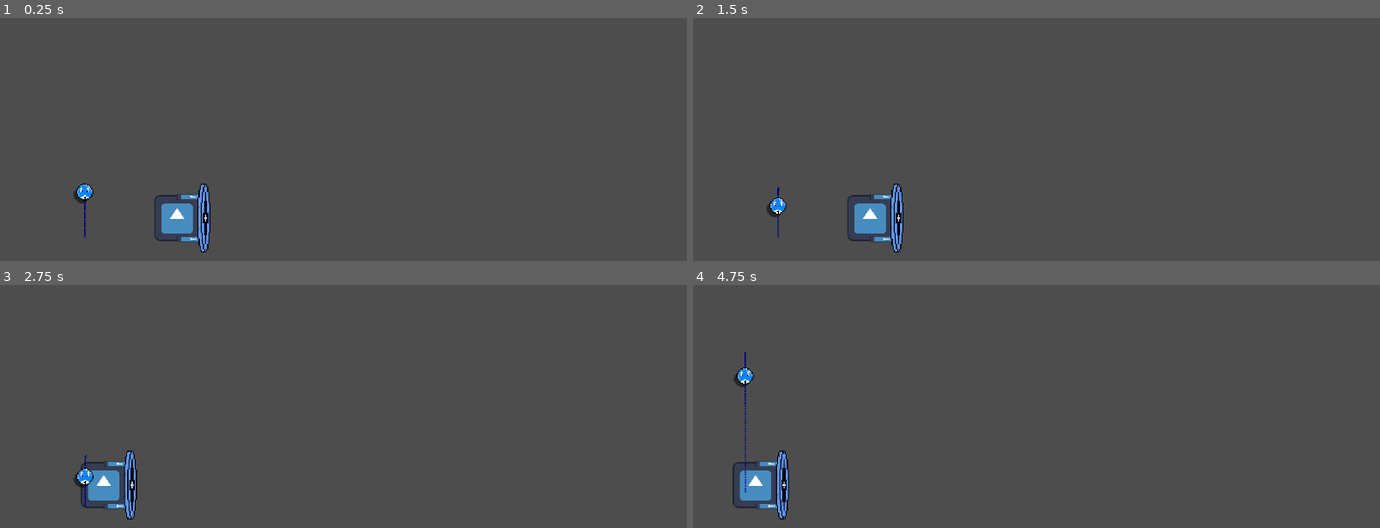
Above: before the commit, frames 1-4 (two rows, left to right).
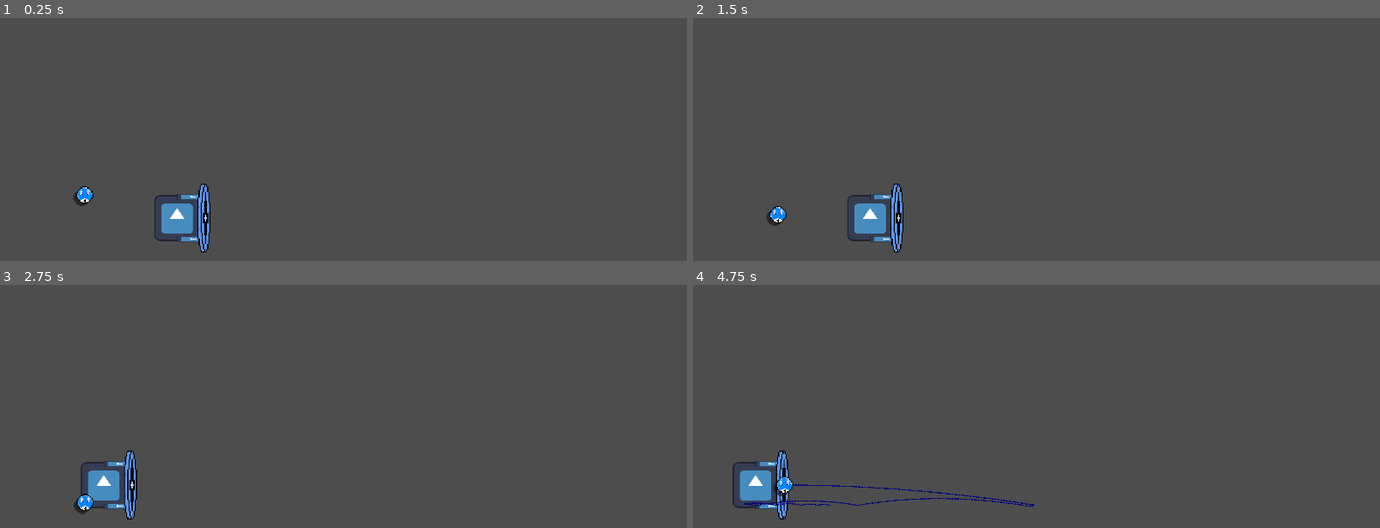
Above: after the commit, the same moments.

Repository: Z3BINI/game-design-final-project
Game: Godot game, scene res://scenes/insane_pool/test_level.tscn
Same seed, same stepped clock (60 frames per second), same inputs: the game is played once before the commit and once after it. The project has no main scene, so this scene is started directly. The engine's default icon, where the game draws it, is replaced by a stand-in: a white triangle on a blue panel in a dark square.
Inputs (mouse positions are in pixels of both pictures, inside the frame that each line leads up to):
- Up to frame 1 (0.25 s): no input
- Up to frame 2 (1.5 s): move the mouse to (outside the picture) at 0.52 s; press the mouse at (outside the picture) at 0.53 s; hold W (move_forward) from 0.53 s (still down); tap Space (jump) at 0.77 s; move the mouse to (outside the picture) at 1.27 s; release the mouse at (outside the picture) at 1.28 s; tap E (interact) at 1.35 s
- Up to frame 3 (2.75 s): tap Space (jump) at 1.52 s; click (outside the picture) at 1.55 s; move the mouse to (137, 421) at 2.02 s; release W (move_forward) at 2.03 s; press the mouse at (137, 421) at 2.03 s; hold A (move_left) from 2.03 s (still down)
- Up to frame 4 (4.75 s): move the mouse to (1070, 479) at 2.77 s; release the mouse at (1070, 479) at 2.78 s; click (1070, 479) at 2.85 s; tap Space (jump) at 3.02, 3.77, 4.52 s; move the mouse to (933, 382) at 3.52 s; release A (move_left) at 3.53 s; hold S (move_backward) 3.53-4.28 s; hold E (interact) 3.53-4.28 s; click (933, 382) at 3.8 s; move the mouse to (1187, 459) at 4.27 s; hold D (move_right) from 4.28 s (still down); click (1187, 459) at 4.35 s

The runs differ from the first frame. In frame 1, 0.2% of the frame differs, in the area x 10-14%, y 68-91%; in frame 2, 0.3%; in frame 3, 0.3%; in frame 4, 0.8%, in the area x 6-50%, y 27-92%.

Commit message:
Canon instead of trampoline

Diff:
--- a/project.godot
+++ b/project.godot
@@ -34,6 +34,7 @@
 ducky=""
 score=""
 hole=""
+canon=""
 
 [input]
 
--- a/scenes/insane_pool/crazy_pool.tscn
+++ b/scenes/insane_pool/crazy_pool.tscn
@@ -299,8 +299,7 @@
 position = Vector2(552, -17)
 
 [node name="StageTimer" type="Timer" parent="."]
-wait_time = 120.0
-autostart = true
+wait_time = 60.0
 
 [node name="BallSpawner" type="Sprite2D" parent="."]
 visible = false
@@ -356,3 +355,4 @@
 expand_mode = 2
 
 [connection signal="stage_cleared" from="." to="." method="_on_stage_cleared"]
+[connection signal="timeout" from="StageTimer" to="." method="_on_stage_timer_timeout"]
--- a/scenes/insane_pool/player/trampoline.tscn
+++ b/scenes/insane_pool/player/trampoline.tscn
@@ -49,7 +49,7 @@
 radius = 3.0
 height = 146.0
 
-[node name="Trampoline" type="StaticBody2D"]
+[node name="Trampoline" type="StaticBody2D" groups=["canon"]]
 collision_layer = 4
 collision_mask = 0
 script = ExtResource("1_f72xn")
@@ -63,6 +63,7 @@
 [node name="CollisionShape2D" type="CollisionShape2D" parent="."]
 position = Vector2(-9, 0)
 shape = SubResource("CapsuleShape2D_htmgv")
+disabled = true
 
 [node name="AnimationPlayer" type="AnimationPlayer" parent="."]
 libraries = {
--- a/scripts/insane_pool/ball/color_ball.gd
+++ b/scripts/insane_pool/ball/color_ball.gd
@@ -3,49 +3,61 @@
 
 @export var game_object_data : GameObject
 
-@export var GRAVITY : float = 250
-@export var MIN_SPEED : float = 300
-@export var MAX_SPEED : float = 1000
+@export var GRAVITY : float = 500
 @export var SUCK_SPEED : float = 1000
-@export var BOUNCE_AMOUNT : float = .25
-@export var DAMPEN_AMOUNT : float = 0.9
+@export var DAMPEN_AMOUNT : float = 0.75
+@export var SHOOT_FORCE : float = 1500
+@export var SHOOT_CD : float = 3
 
 var suck_pos : Vector2 = Vector2.ZERO
 var suck_failed : bool = false
-var speed_manager : float = 1
+var caught : bool = false
+
+var canon : Canon
 
 @onready var trajectory_line: Line2D = $TrajectoryLine
 @onready var sprite_2d: Sprite2D = $Sprite2D
 
 func _ready() -> void:
+	canon = get_tree().get_first_node_in_group("canon")
 	sprite_2d.texture = game_object_data.get_my_color_texture()
 
 func _physics_process(delta: float) -> void:
-	trajectory_line.update_trajectory(velocity, delta)
-
 	if suck_pos != Vector2.ZERO:
 		suck_me((suck_pos - global_position).normalized(), delta)
 		move_and_slide()
+
+	elif caught == true:
+
+		global_position = canon.global_position
+		trajectory_line.update_trajectory(canon.global_transform.x * SHOOT_FORCE, delta)
+
 	else:
-
-		if(velocity.length() <= MIN_SPEED):
-			speed_manager = 1
-		elif(velocity.length() >= MAX_SPEED):
-			speed_manager = DAMPEN_AMOUNT
 
 		if (!is_on_floor()):
 			velocity.y += GRAVITY * delta
 
+
 		var collision = move_and_collide(velocity * delta)
 		if not collision: return
 
-		velocity = velocity.bounce(collision.get_normal()) * speed_manager
-
-func increase_velocity():
-	velocity += velocity * BOUNCE_AMOUNT
+		velocity = velocity.bounce(collision.get_normal()) * DAMPEN_AMOUNT
 
 func suck_me(direction : Vector2, delta : float):
 	velocity += direction * SUCK_SPEED * delta
 
 func shoot_in(from : Vector2):
-	velocity += -from * 500
+	velocity += -from * randf_range(300, 600)
+
+func catch():
+	trajectory_line.visible = true
+	velocity = Vector2.ZERO
+	caught = true
+
+	await get_tree().create_timer(SHOOT_CD).timeout
+	shoot()
+
+func shoot():
+	trajectory_line.visible = false
+	caught = false
+	velocity = canon.global_transform.x * SHOOT_FORCE
--- a/scripts/insane_pool/ball/trajectory_line.gd
+++ b/scripts/insane_pool/ball/trajectory_line.gd
@@ -15,7 +15,7 @@
 			default_color = Color.DARK_BLUE
 
 func update_trajectory(ball_velocity : Vector2, delta : float):
-	var max_points : int = 150 if ball_velocity.length() < 650 else 75
+	var max_points : int = 150
 	clear_points()
 	var pos: Vector2 = Vector2.ZERO
 	var vel = ball_velocity
@@ -26,9 +26,7 @@
 
 		var collision_probe = trajectory_bounce_probe.move_and_collide(vel * delta, false, true, true)
 		if collision_probe:
-			if collision_probe.get_collider() is Trampoline:
-				vel += vel * color_ball.BOUNCE_AMOUNT
-			vel = vel.bounce(collision_probe.get_normal())
+			vel = vel.bounce(collision_probe.get_normal()) * color_ball.DAMPEN_AMOUNT
 
-		pos += vel * color_ball.speed_manager * delta
+		pos += vel * delta
 		trajectory_bounce_probe.position = pos
--- a/scripts/insane_pool/crazy_pool.gd
+++ b/scripts/insane_pool/crazy_pool.gd
@@ -48,7 +48,7 @@
 var stage_game_objects : Array
 var stage_difficulty : int = 1
 var stage_sub_difficulty : int = 1
-
+var base_time : float = 80
 
 func _ready() -> void:
 	await init_stage()
@@ -56,6 +56,8 @@
 
 
 func _process(delta: float) -> void:
+	$Ui/FishEyeShaderEffect/TimerLabel.text = str(stage_timer.time_left)
+
 	if stage_started and balls.get_child_count() <= 0:
 		stage_started=false
 		stage_cleared.emit()
@@ -74,6 +76,8 @@
 		spawn_switch(color)
 		spawn_ball(color)
 		await get_tree().create_timer(2).timeout
+
+	stage_timer.start(base_time / (STAGE_DIFFICULTY_STEP - (stage_difficulty - 1)))
 
 func spawn_ball(color: GameObject.Colors):
 	var color_ball: ColorBall = ball_scene.instantiate()
@@ -132,6 +136,9 @@
 	stage_game_objects.clear()
 
 func _on_stage_cleared() -> void:
+
+	stage_timer.stop()
+
 	await clear_stage()
 
 	await get_tree().create_timer(2).timeout
@@ -145,3 +152,7 @@
 
 	await init_stage()
 	stage_started = true
+
+func _on_stage_timer_timeout() -> void:
+	print("LOST!")
+	get_tree().reload_current_scene()
--- a/scripts/insane_pool/player/trampoline.gd
+++ b/scripts/insane_pool/player/trampoline.gd
@@ -1,5 +1,5 @@
 extends StaticBody2D
-class_name Trampoline
+class_name Canon
 
 @onready var animation_player: AnimationPlayer = $AnimationPlayer
 
@@ -16,4 +16,5 @@
 func _on_ball_detector_body_entered(body: ColorBall) -> void:
 	animation_player.play("bounce")
 	if (body is ColorBall):
-		body.increase_velocity()
+		#body.increase_velocity()
+		body.catch()
